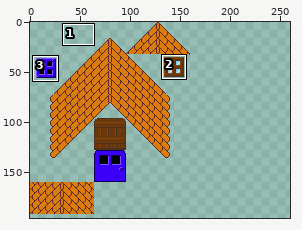
Sprite sheet -- test/city_upper32.png. The picture above shows the old version from afar; the outline marks the close-up.
Close-up. As it was:
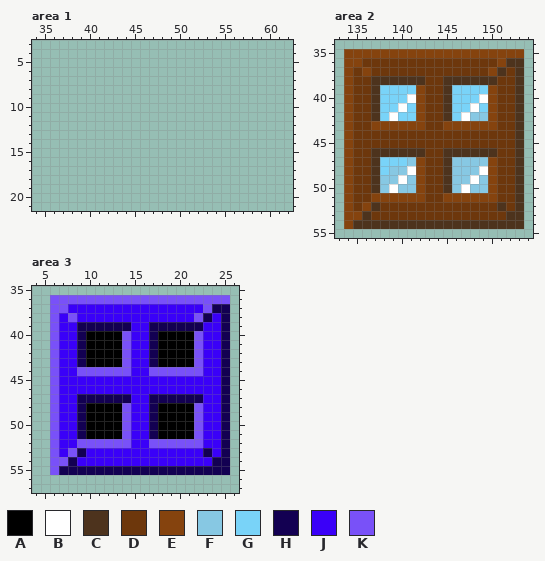
The file is 320x320 pixels. Pixels under 10% opacity are left out. Colours within 5 levels of each other are drawn and written as one. Shown: area 1: x 34..62, y 3..21; area 2: x 133..154, y 34..55; area 3: x 4..26, y 35..57. The wide view leaves out empty margins. The commit also changed other parts of the picture, which this record leaves out.
Palette (. is transparent): A #000000  B #ffffff  C #4d331d  D #6d370c  E #85430e  F #87c8e3  G #79d3f8  H #130052  J #3a00f8  K #7951f8
Pixels before, area 2, first column x 134:
35 EEEEEEEEEEEEEEEEEEEE
36 EEDDDDDDDDDDDDDDDECC
37 EDEDDDDDDDDDDDDDECDC
38 EDDCCCCCCDDCCCCCCDDC
39 EDDCGGGGEDDCGGGGEDDC
40 EDDCGGGBEDDCGGGBEDDC
41 EDDCGGBGEDDCGGBGEDDC
42 EDDCGBGGEDDCGBFFEDDC
43 EDDEEEEEEDDEEEEEEDDC
44 EDDDDDDDDDDDDDDDDDDC
45 EDDDDDDDDDDDDDDDDDDC
46 EDDCCCCCCDDCCCCCCDDC
47 EDDCGGGFEDDCFFFFEDDC
48 EDDCGFFBEDDCFFFBEDDC
49 EDDCFFBFEDDCFFBFEDDC
50 EDDCFBFFEDDCFBFFEDDC
51 EDDEEEEEEDDEEEEEEDDC
52 EDECDDDDDDDDDDDDDCDC
53 EECDDDDDDDDDDDDDDDCC
54 ECCCCCCCCCCCCCCCCCCC
Pixels before, area 3, first column x 6:
36 KKKKKKKKKKKKKKKKKKKK
37 KKJJJJJJJJJJJJJJJKHH
38 KJKJJJJJJJJJJJJJKHJH
39 KJJHHHHHHJJHHHHHHJJH
40 KJJHAAAAKJJHAAAAKJJH
41 KJJHAAAAKJJHAAAAKJJH
42 KJJHAAAAKJJHAAAAKJJH
43 KJJHAAAAKJJHAAAAKJJH
44 KJJKKKKKKJJKKKKKKJJH
45 KJJJJJJJJJJJJJJJJJJH
46 KJJJJJJJJJJJJJJJJJJH
47 KJJHHHHHHJJHHHHHHJJH
48 KJJHAAAAKJJHAAAAKJJH
49 KJJHAAAAKJJHAAAAKJJH
50 KJJHAAAAKJJHAAAAKJJH
51 KJJHAAAAKJJHAAAAKJJH
52 KJJKKKKKKJJKKKKKKJJH
53 KJKHJJJJJJJJJJJJJHJH
54 KKHJJJJJJJJJJJJJJJHH
55 KHHHHHHHHHHHHHHHHHHH
The same view after the edit:
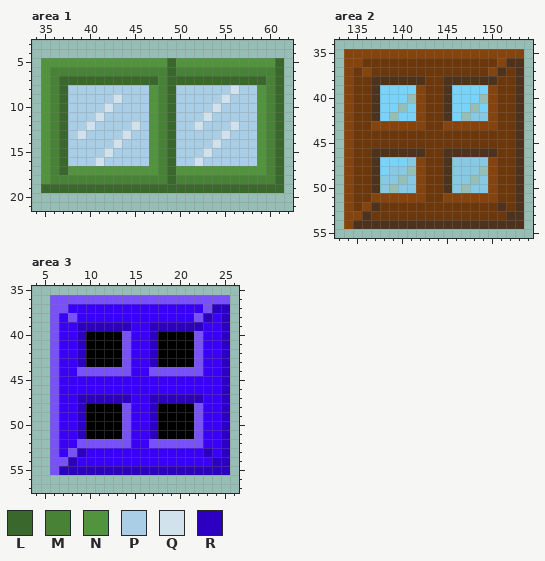
Colours new in this view: L #3a672c  M #488237  N #52933e  P #a9cee5  Q #d2e2ec  R #2d00c1
Changes in this commit:
{"where": "area 1"}
{"y":5,"x":35,"old":"...........................","new":"NNNNNNNNNNNNNNLNNNNNNNNNNNL"}
{"y":6,"x":35,"old":"...........................","new":"NMMMMMMMMMMMMMLMMMMMMMMMMML"}
{"y":7,"x":35,"old":"...........................","new":"NMLLLLLLLLLLLMLLLLLLLLLLLML"}
{"y":8,"x":35,"old":"...........................","new":"NMLPPPPPPPPPNMLPPPPPPQPPNML"}
{"y":9,"x":35,"old":"...........................","new":"NMLPPPPPQPPPNMLPPPPPQPPPNML"}
{"y":10,"x":35,"old":"...........................","new":"NMLPPPPQPPPPNMLPPPPQPPPPNML"}
{"y":11,"x":35,"old":"...........................","new":"NMLPPPQPPPPPNMLPPPQPPPPPNML"}
{"y":12,"x":35,"old":"...........................","new":"NMLPPQPPPPQPNMLPPQPPPQPPNML"}
{"y":13,"x":35,"old":"...........................","new":"NMLPQPPPPQPPNMLPPPPPQPPPNML"}
{"y":14,"x":35,"old":"...........................","new":"NMLPPPPPQPPPNMLPPPPQPPPPNML"}
{"y":15,"x":35,"old":"...........................","new":"NMLPPPPQPPPPNMLPPPQPPPPPNML"}
{"y":16,"x":35,"old":"...........................","new":"NMLPPPQPPPPPNMLPPQPPPPPPNML"}
{"y":17,"x":35,"old":"...........................","new":"NMLNNNNNNNNNNMLNNNNNNNNNNML"}
{"y":18,"x":35,"old":"...........................","new":"NMMMMMMMMMMMMMLMMMMMMMMMMML"}
{"y":19,"x":35,"old":"...........................","new":"LLLLLLLLLLLLLLLLLLLLLLLLLLL"}
{"where": "area 2"}
{"y":40,"x":141,"old":"B","new":"."}
{"y":40,"x":149,"old":"B","new":"."}
{"y":41,"x":140,"old":"B","new":"."}
{"y":41,"x":148,"old":"B","new":"."}
{"y":42,"x":139,"old":"B","new":"."}
{"y":42,"x":147,"old":"B","new":"."}
{"y":48,"x":141,"old":"B","new":"."}
{"y":48,"x":149,"old":"B","new":"."}
{"y":49,"x":140,"old":"B","new":"."}
{"y":49,"x":148,"old":"B","new":"."}
{"y":50,"x":139,"old":"B","new":"."}
{"y":50,"x":147,"old":"B","new":"."}
{"where": "area 3"}
{"y":37,"x":24,"old":"HH","new":"RR"}
{"y":38,"x":23,"old":"H","new":"R"}
{"y":38,"x":25,"old":"H","new":"R"}
{"y":39,"x":9,"old":"HHHHHH","new":"RRRRRR"}
{"y":39,"x":17,"old":"HHHHHH","new":"RRRRRR"}
{"y":39,"x":25,"old":"H","new":"R"}
{"y":40,"x":9,"old":"H","new":"R"}
{"y":40,"x":17,"old":"H","new":"R"}
{"y":40,"x":25,"old":"H","new":"R"}
{"y":41,"x":9,"old":"H","new":"R"}
{"y":41,"x":17,"old":"H","new":"R"}
{"y":41,"x":25,"old":"H","new":"R"}
{"y":42,"x":9,"old":"H","new":"R"}
{"y":42,"x":17,"old":"H","new":"R"}
{"y":42,"x":25,"old":"H","new":"R"}
{"y":43,"x":9,"old":"H","new":"R"}
{"y":43,"x":17,"old":"H","new":"R"}
{"y":43,"x":25,"old":"H","new":"R"}
{"y":44,"x":25,"old":"H","new":"R"}
{"y":45,"x":25,"old":"H","new":"R"}
{"y":46,"x":25,"old":"H","new":"R"}
{"y":47,"x":9,"old":"HHHHHH","new":"RRRRRR"}
{"y":47,"x":17,"old":"HHHHHH","new":"RRRRRR"}
{"y":47,"x":25,"old":"H","new":"R"}
{"y":48,"x":9,"old":"H","new":"R"}
{"y":48,"x":17,"old":"H","new":"R"}
{"y":48,"x":25,"old":"H","new":"R"}
{"y":49,"x":9,"old":"H","new":"R"}
{"y":49,"x":17,"old":"H","new":"R"}
{"y":49,"x":25,"old":"H","new":"R"}
{"y":50,"x":9,"old":"H","new":"R"}
{"y":50,"x":17,"old":"H","new":"R"}
{"y":50,"x":25,"old":"H","new":"R"}
{"y":51,"x":9,"old":"H","new":"R"}
{"y":51,"x":17,"old":"H","new":"R"}
{"y":51,"x":25,"old":"H","new":"R"}
{"y":52,"x":25,"old":"H","new":"R"}
{"y":53,"x":9,"old":"H","new":"R"}
{"y":53,"x":23,"old":"H","new":"R"}
{"y":53,"x":25,"old":"H","new":"R"}
{"y":54,"x":8,"old":"H","new":"R"}
{"y":54,"x":24,"old":"HH","new":"RR"}
{"y":55,"x":7,"old":"HHHHHHHHHHHHHHHHHHH","new":"RRRRRRRRRRRRRRRRRRR"}
